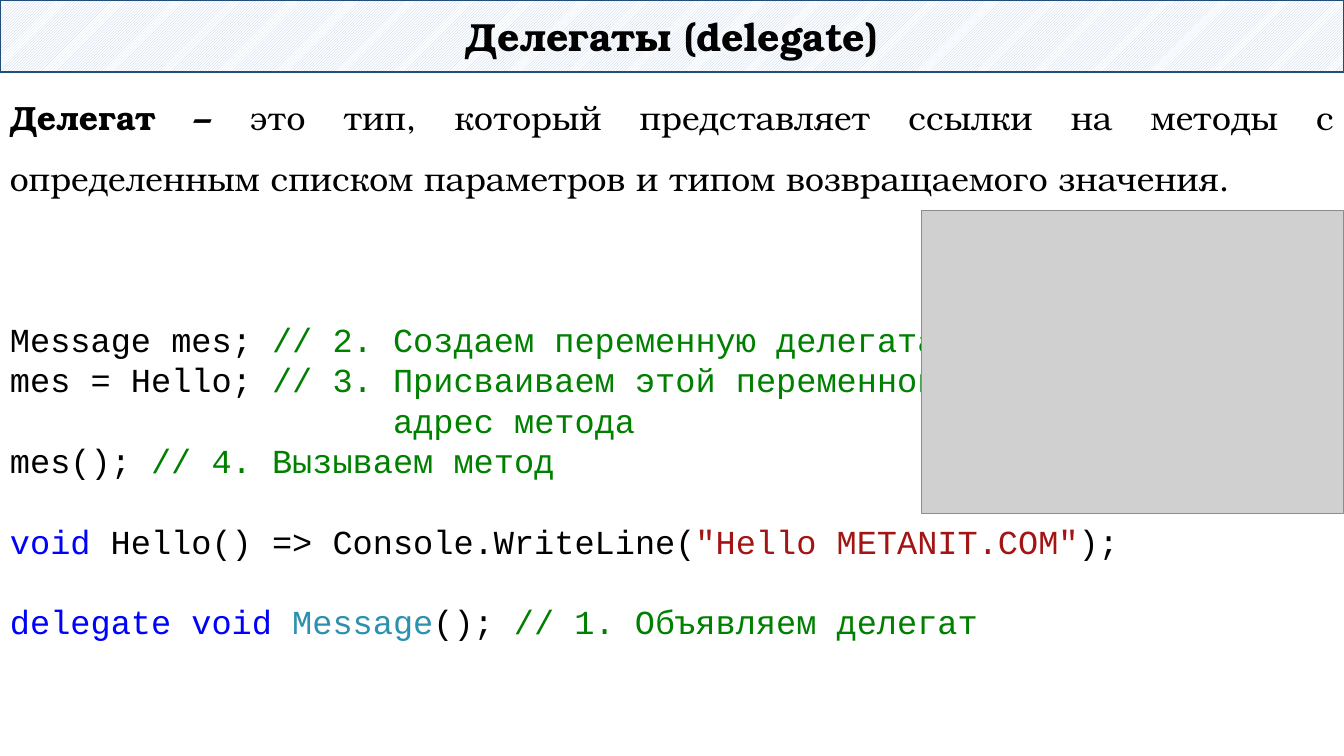
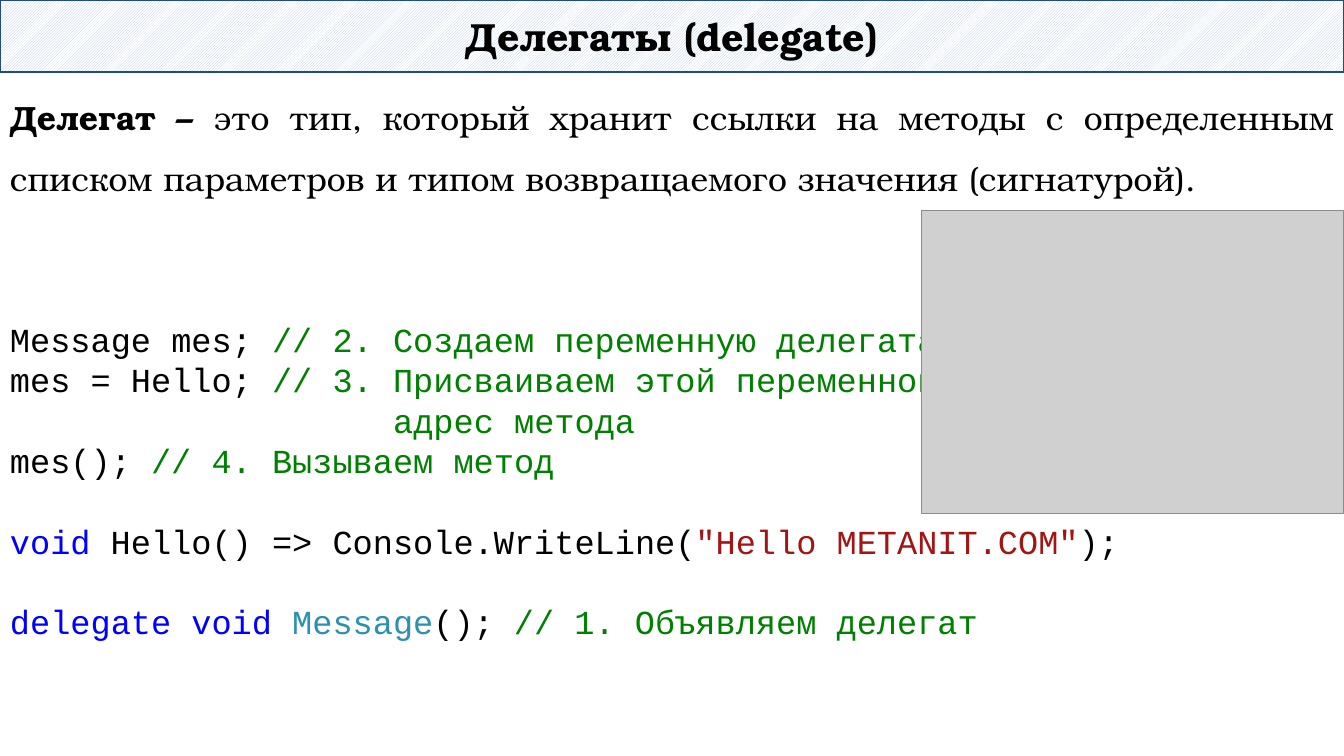
Before and after one commit to DaniilKlyukin/ITiP-2, a slide deck: slide 58 of Лекции/ИТиП 2 лек 4.pptx. Drawn at 1344x756 pixels with LibreOffice and Linux fonts; fonts in the diff are those of the drawing; grey boxes stand for pictures. Boxes give left, top, right and bottom in pixels: in the first picture for what was removed or moved away, otherwise in the second. Text is boxed around its words. In the diff, an @@ line names an element or a change of style, - is before the commit and + after.

```diff
--- a/Лекции/ИТиП 2 лек 4.pptx
+++ b/Лекции/ИТиП 2 лек 4.pptx
@@ text at [10,106,1334,199]: text changed @@
-Делегат – это тип, который представляет ссылки на методы с определенным списком параметров и типом возвращаемого значения.
+Делегат – это тип, который хранит ссылки на методы с определенным списком параметров и типом возвращаемого значения (сигнатурой).
```
Also in this commit, not shown: 1 other slide changed.
